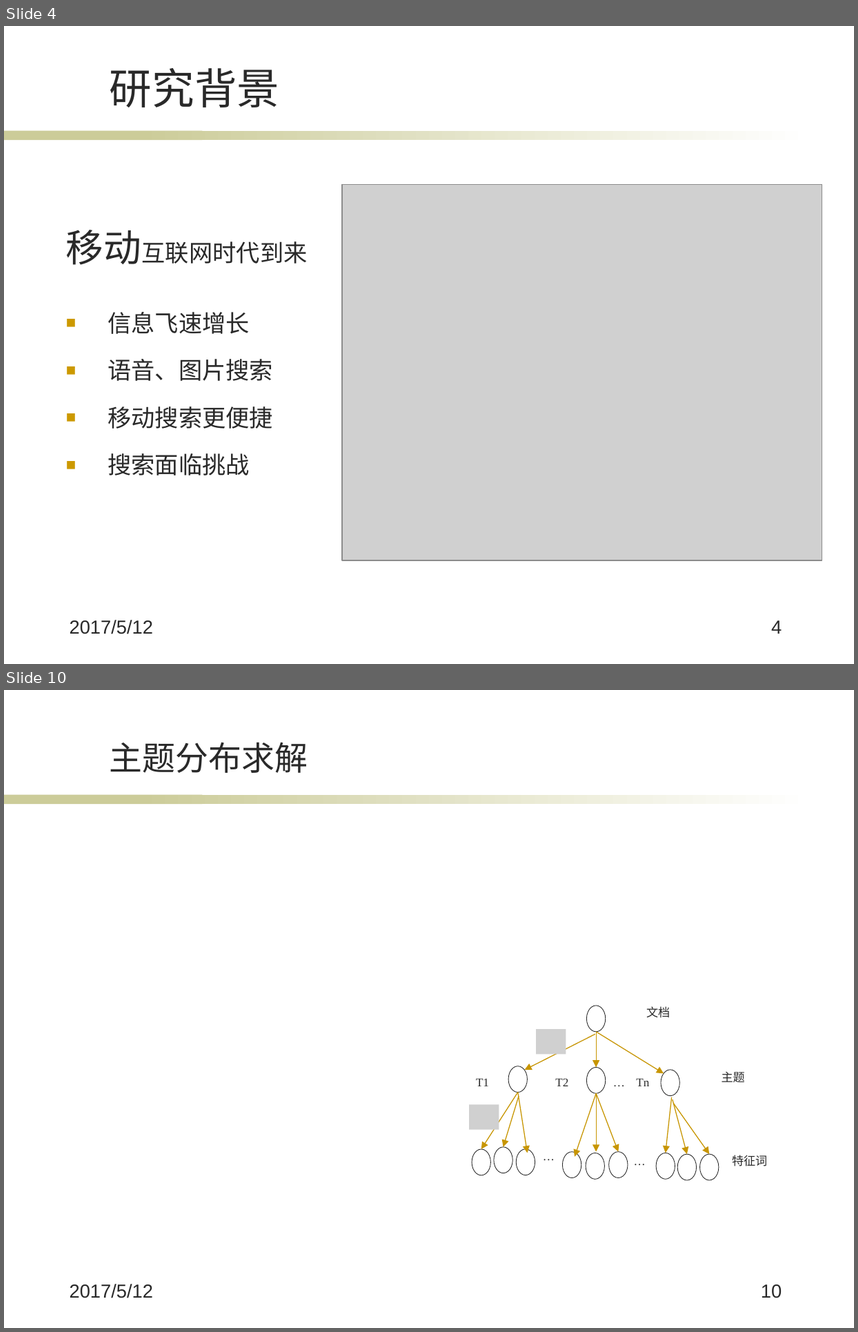
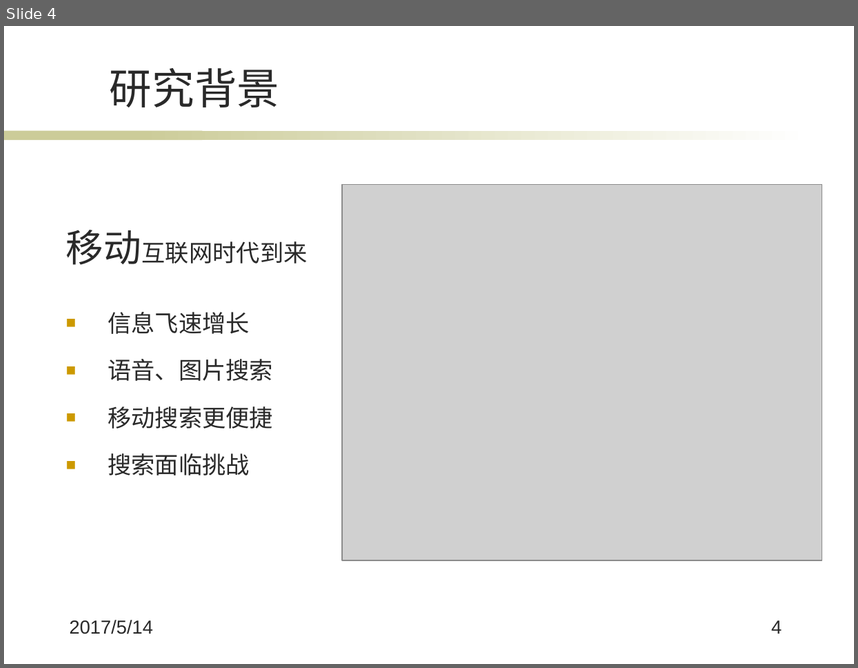
Before and after one commit to wqpod2g/paper, a slide deck: 毕业答辩ppt.pptx. Shown one above the other, each under a label of ours: slides 4 and 10 before the commit, slide 4 after it; the slides between them are not shown. The pictures are 858x1332 and 858x668 pixels, drawn with LibreOffice and Linux fonts; fonts in the diff are those of the drawing; grey boxes stand for pictures; background and template pictures are left out. Boxes give left, top, right and bottom in pixels: in the first picture for what was removed or moved away, otherwise in the second. Text is boxed around its words. In the diff, an @@ line names an element or a change of style, - is before the commit and + after.

```diff
--- a/毕业答辩ppt.pptx
+++ b/毕业答辩ppt.pptx
@@ slide 10 removed at box(4, 690, 854, 1328), background #FFFFFF; not listed: 2 template elements that a slide beside it also shows @@
@@ title removed at box(110, 742, 308, 773) @@
-主题分布求解
@@ picture removed at box(536, 1029, 566, 1054) @@
@@ picture removed at box(469, 1104, 499, 1129) @@
@@ group removed at box(472, 1005, 767, 1181): 13 ellipses, 12 arrows, 9 texts @@
-…
-…
-…
-文档
-主题
-T1
-T2
-Tn
-特征词
@@ text removed at box(70, 1283, 153, 1298) @@
-2017/5/12
@@ page number removed at box(761, 1284, 782, 1298) @@
-10
@@ slide 4 changed as well @@
@@ text at box(70, 619, 153, 634): text changed @@
-2017/5/12
+2017/5/14
```
Also in this commit, not shown: 18 other slides changed, 3 slides added, 10 other slides removed.
